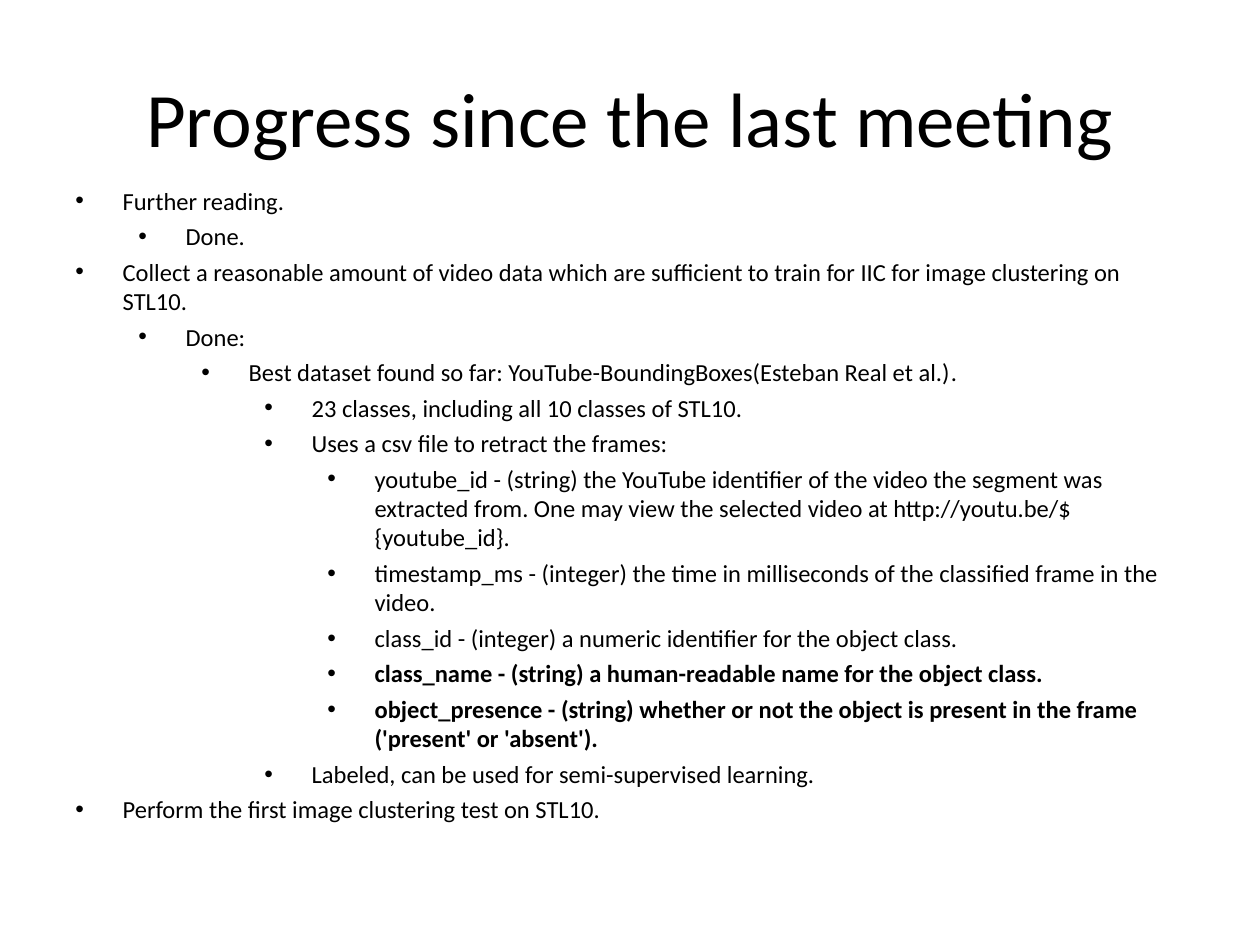
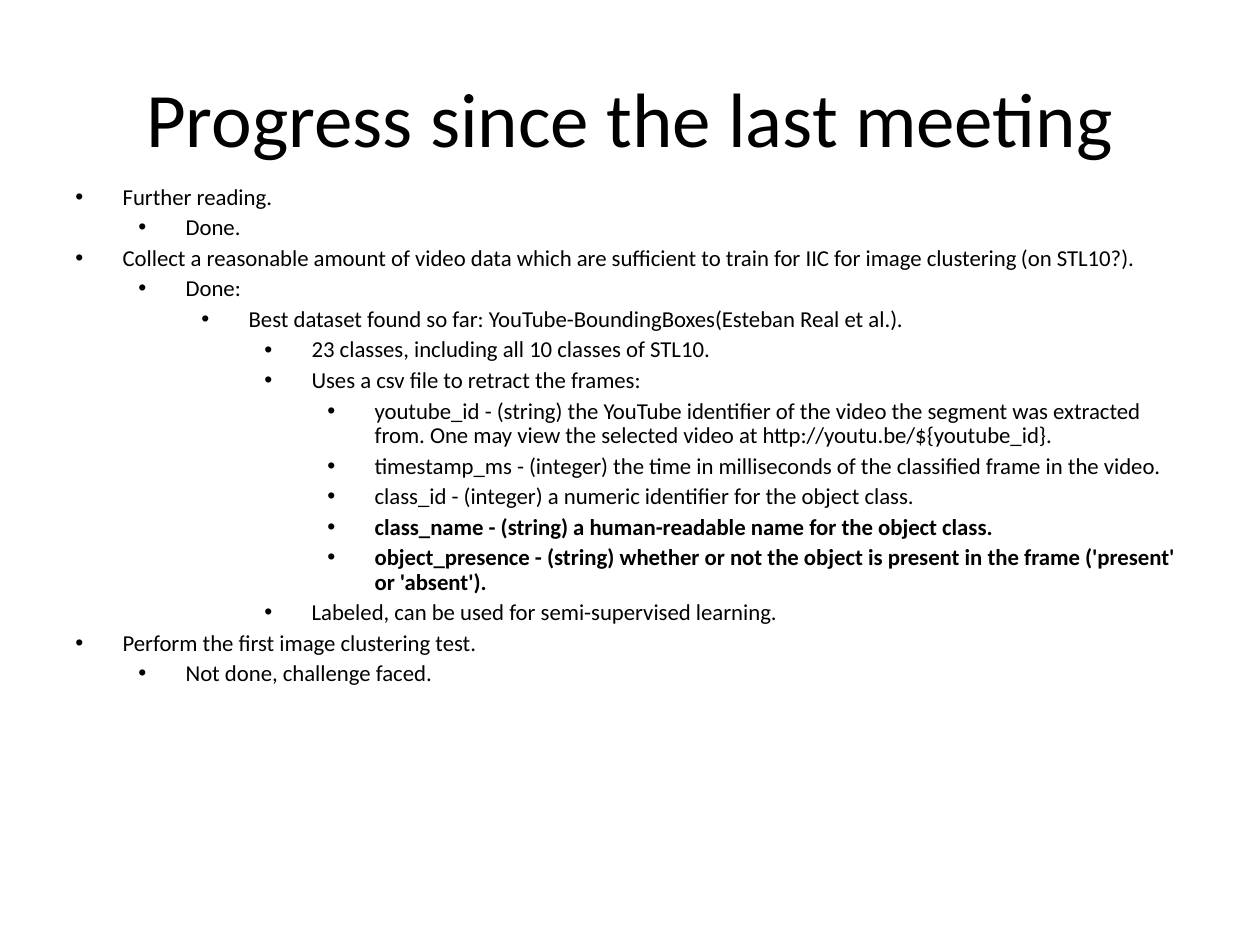
Before and after one commit to HexagonPrime/IIC, a slide deck: slide 2 of presentation/presentation2.ppt. Drawn at 1260x945 pixels with LibreOffice and Linux fonts; fonts in the diff are those of the drawing. Boxes give left, top, right and bottom in pixels: in the first picture for what was removed or moved away, otherwise in the second. Text is boxed around its words. In the diff, an @@ line names an element or a change of style, - is before the commit and + after.

```diff
--- a/presentation/presentation2.ppt
+++ b/presentation/presentation2.ppt
@@ text at (123, 189, 1174, 624): size 14 to 12.9 pt in "Further reading.", "Done.", "Done:", "Best dataset found so far: YouTube-BoundingBoxes(Esteban Rea ..." and 8 more places; line spacing 1 to 0.9 @@
@@ text at (123, 249, 1134, 270): text changed; size 14 to 12.9 pt @@
-• Collect a reasonable amount of video data which are sufficient to train for IIC for image clustering on STL10.
+• Collect a reasonable amount of video data which are sufficient to train for IIC for image clustering (on STL10?).
@@ text at (123, 635, 476, 685): text changed; size 14 to 12.9 pt @@
-• Perform the first image clustering test on STL10.
+• Perform the first image clustering test.
+  • Not done, challenge faced.
```
Also in this commit, not shown: 1 other slide changed, 1 slide added, 1 slide removed.
